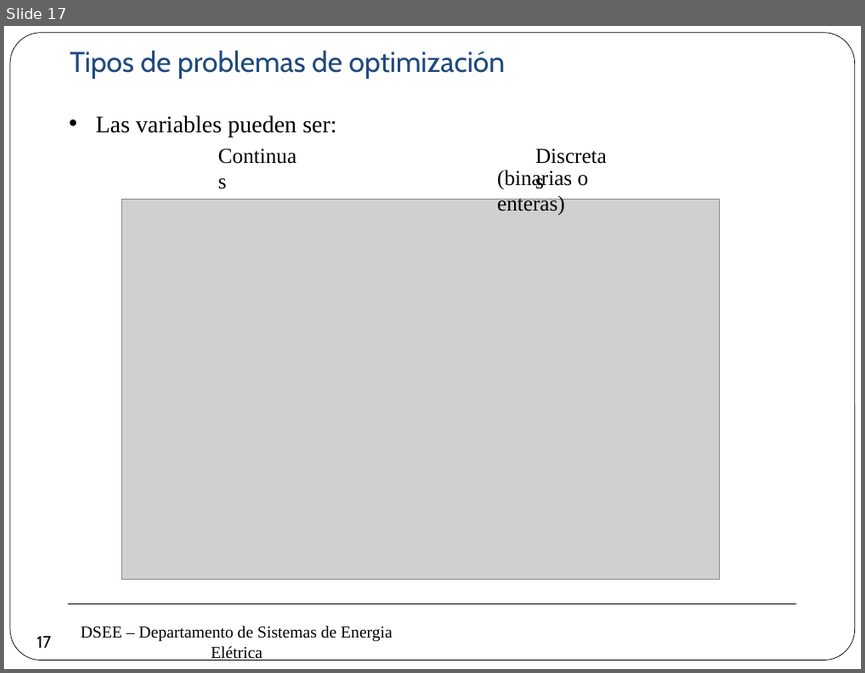
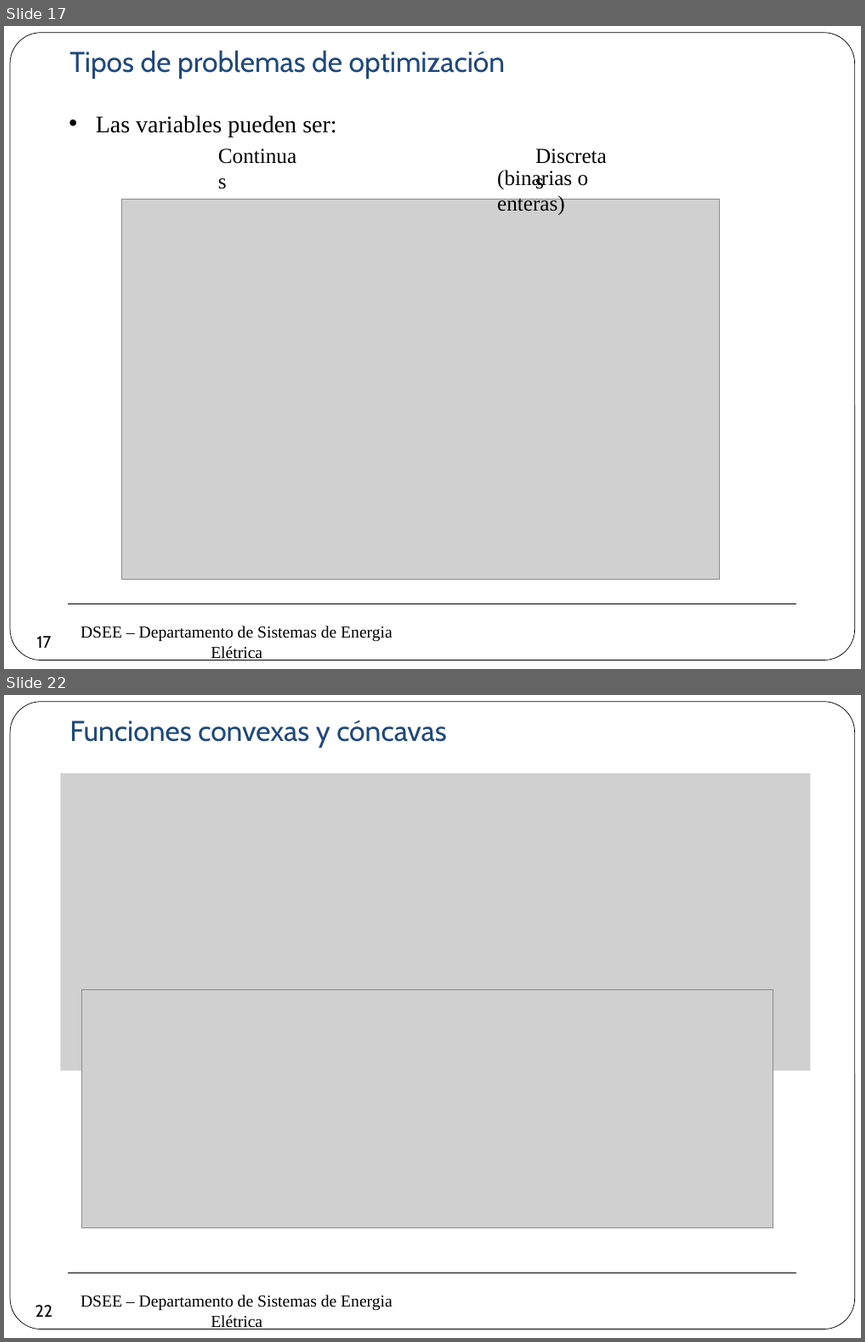
Before and after one commit to erikfilias/Power-Systems-Optimization-using-Julia-Language, a slide deck: 1. Lectures/Introducción a la Optimización aplicada a Sistemas de Energía Eléctrica/Dia 1/2. Modelamiento & Optimizaciónv2.pptx. Shown one above the other, each under a label of ours: slide 17 before the commit, slides 17 and 22 after it; the slides between them are not shown. The pictures are 865x673 and 865x1342 pixels, drawn with LibreOffice and Linux fonts; fonts in the diff are those of the drawing; grey boxes stand for pictures; background and template pictures are left out. Boxes give left, top, right and bottom in pixels: in the first picture for what was removed or moved away, otherwise in the second. Text is boxed around its words. In the diff, an @@ line names an element or a change of style, - is before the commit and + after.

```diff
--- a/1. Lectures/Introducción a la Optimización aplicada a Sistemas de Energía Eléctrica/Dia 1/2. Modelamiento & Optimizaciónv2.pptx
+++ b/1. Lectures/Introducción a la Optimización aplicada a Sistemas de Energía Eléctrica/Dia 1/2. Modelamiento & Optimizaciónv2.pptx
@@ slide 22 added at (4, 695, 861, 1338), background #FFFFFF; not listed: 3 template elements that a slide beside it also shows @@
@@ text added at (69, 720, 446, 748), 24 pt, text #1F497D @@
+Funciones convexas y cóncavas
@@ picture added at (61, 774, 811, 1072) @@
@@ picture added at (82, 990, 773, 1228) @@
@@ page number added at (28, 1294, 61, 1327), 14 pt, text #000000 @@
+22
```
Also in this commit, not shown: 2 slides changed, 3 other slides added.
